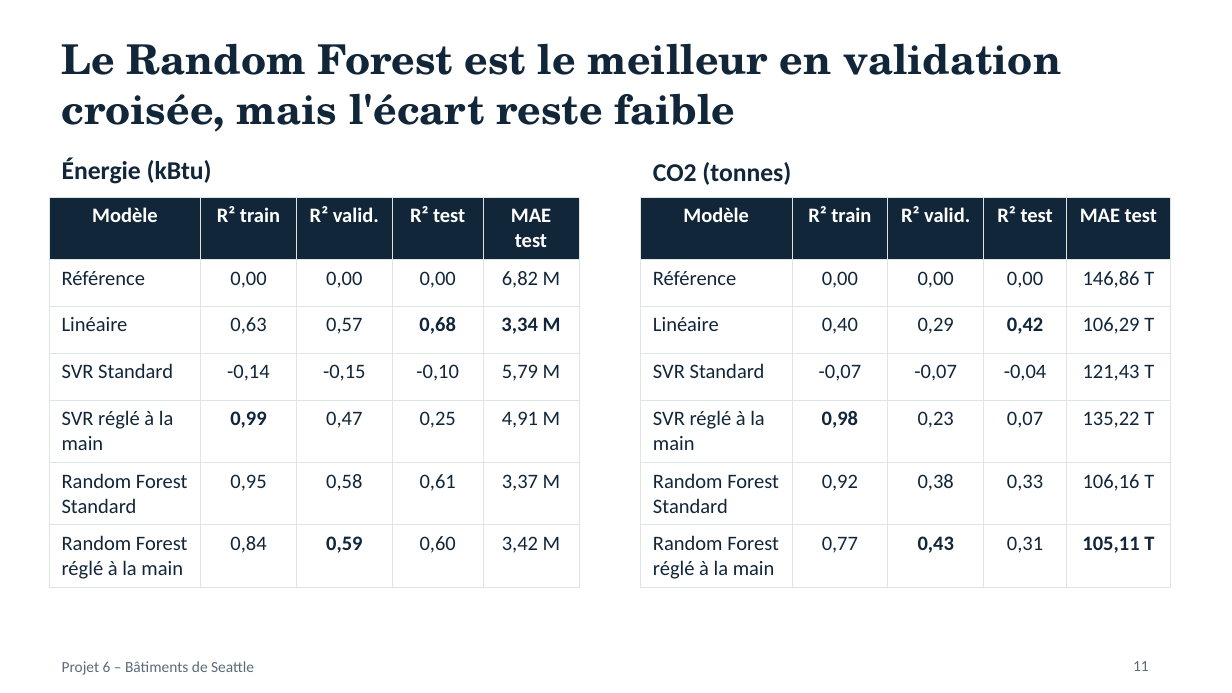
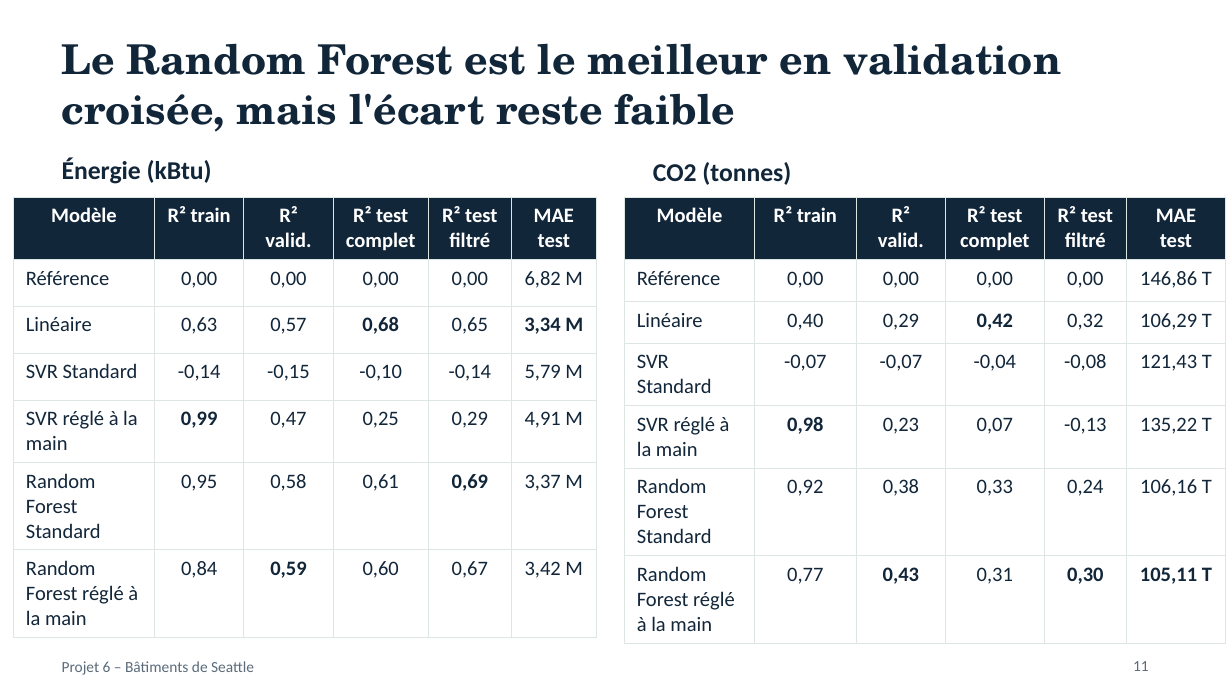
Before and after one commit to Bideau-b/projet6_Anticipez_les_besoins_en_consommation_de_b-timents, a slide deck: slide 11 of Bideau_Benjamin_2_présentation_11_2026.pptx. Drawn at 1232x693 pixels with LibreOffice and Linux fonts; fonts in the diff are those of the drawing. Boxes give left, top, right and bottom in pixels: in the first picture for what was removed or moved away, otherwise in the second. Text is boxed around its words. In the diff, an @@ line names an element or a change of style, - is before the commit and + after.

```diff
--- a/Bideau_Benjamin_2_présentation_11_2026.pptx
+++ b/Bideau_Benjamin_2_présentation_11_2026.pptx
@@ table at box(14, 197, 598, 633) @@
-column 4: R² test | 0,00 | 0,68 | -0,10 | 0,25 | 0,61 | 0,60
+column 4: R² test complet | 0,00 | 0,68 | -0,10 | 0,25 | 0,61 | 0,60
+column 5: R² test filtré | 0,00 | 0,65 | -0,14 | 0,29 | 0,69 | 0,67
@@ table: place and size @@
-table at box(49, 197, 580, 584)
+table at box(14, 197, 598, 633)
@@ table at box(625, 197, 1226, 638) @@
-column 4: R² test | 0,00 | 0,42 | -0,04 | 0,07 | 0,33 | 0,31
+column 4: R² test complet | 0,00 | 0,42 | -0,04 | 0,07 | 0,33 | 0,31
+column 5: R² test filtré | 0,00 | 0,32 | -0,08 | -0,13 | 0,24 | 0,30
@@ table: place and size @@
-table at box(641, 197, 1170, 584)
+table at box(625, 197, 1226, 638)
```
Also in this commit, not shown: 2 other slides changed, 1 other file.
